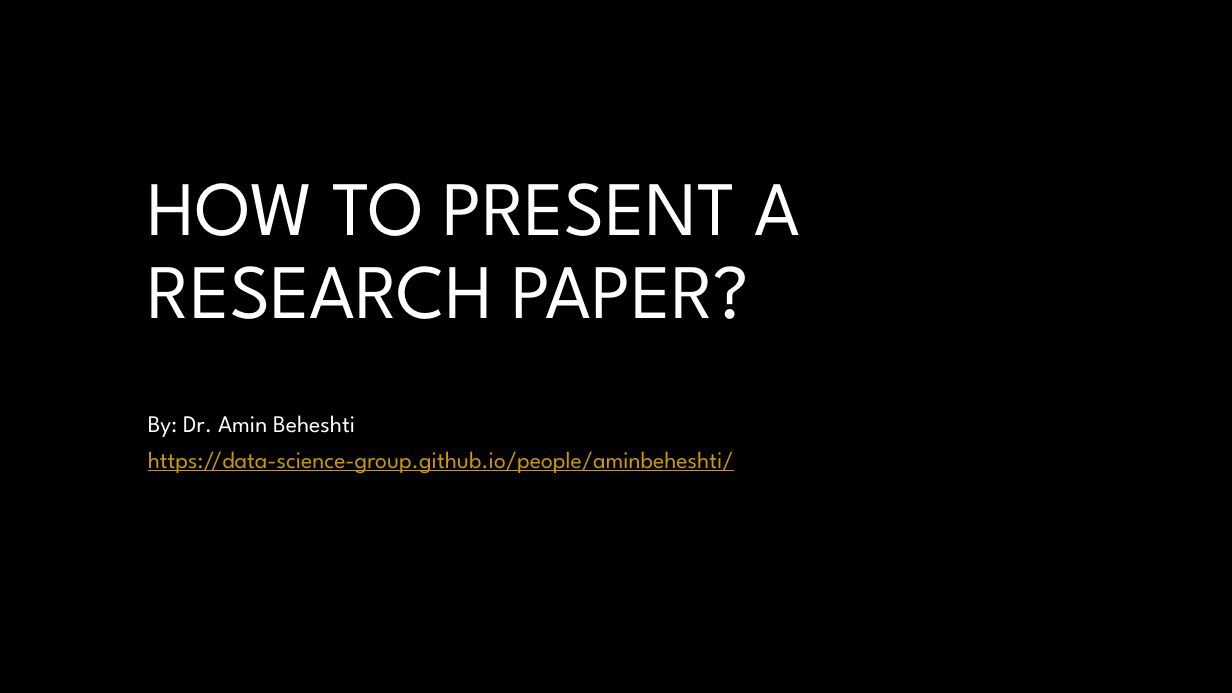
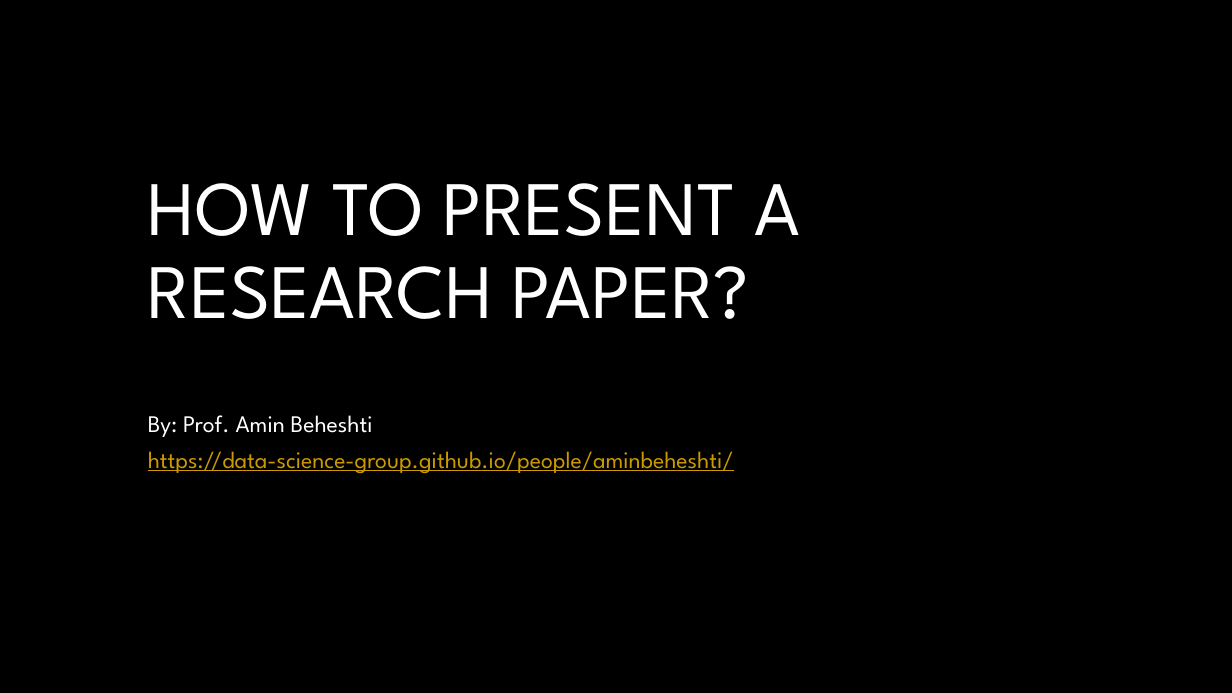
Before and after one commit to data-science-group/data-science-group.github.io, a slide deck: slide 1 of presentation_template.pptx. Drawn at 1232x693 pixels with LibreOffice and Linux fonts; fonts in the diff are those of the drawing; background and template pictures are left out. Boxes give left, top, right and bottom in pixels: in the first picture for what was removed or moved away, otherwise in the second. Text is boxed around its words. In the diff, an @@ line names an element or a change of style, - is before the commit and + after.

```diff
--- a/presentation_template.pptx
+++ b/presentation_template.pptx
@@ subtitle at box(148, 415, 373, 437): text changed @@
-By: Dr. Amin Beheshti
+By: Prof. Amin Beheshti
```
Also in this commit, not shown: 7 other slides changed.
